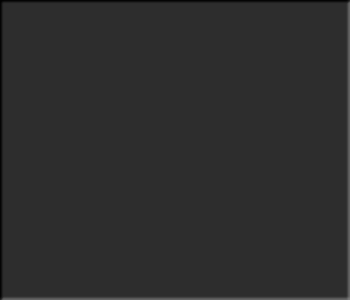
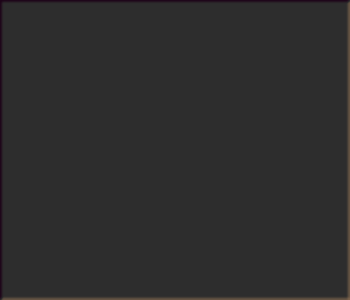
Two versions of the same layered image (w=350, h=300). Layer-by-layer changes:
added layer "v3" above "v2" over left=0, top=0, right=350, bottom=300
